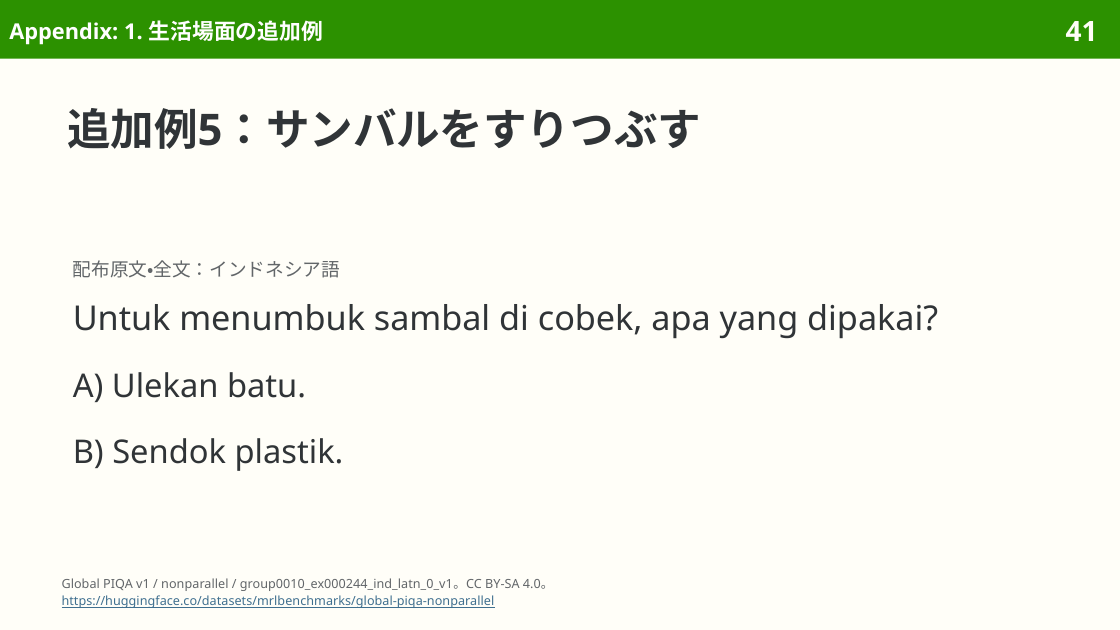
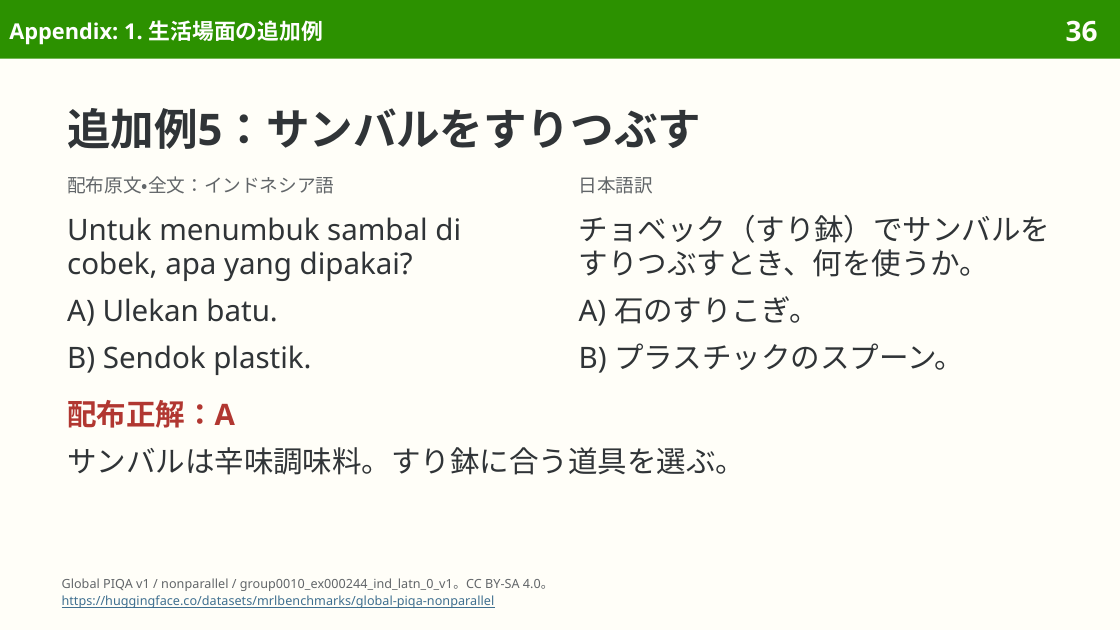
Before and after one commit to sasakiy84/datasets-in-10-minutes, a slide deck: slide 36 of slides/datasets-in-10-minutes-global-piqa.pptx (slide 41 before the commit). Drawn at 1120x630 pixels with LibreOffice and Linux fonts; fonts in the diff are those of the drawing. Boxes give left, top, right and bottom in pixels: in the first picture for what was removed or moved away, otherwise in the second. Text is boxed around its words. In the diff, an @@ line names an element or a change of style, - is before the commit and + after.

```diff
--- a/slides/datasets-in-10-minutes-global-piqa.pptx
+++ b/slides/datasets-in-10-minutes-global-piqa.pptx
@@ page number at <box>1066,20,1098,42</box>: text changed @@
-41
+36
@@ text "配布原文・全文：インドネシア語": place and size @@
-text "配布原文・全文：インドネシア語" at <box>73,260,340,278</box>
+text "配布原文・全文：インドネシア語" at <box>67,176,334,194</box>
@@ text "配布原文・全文：インドネシア語" at <box>67,176,334,194</box>: line spacing 1.17 to 14pt @@
@@ text added at <box>579,176,654,194</box>, 12 pt, text #626669 @@
+日本語訳
@@ text "Untuk menumbuk sambal di cobek, ...": place and size @@
-text "Untuk menumbuk sambal di cobek, ..." at <box>73,304,938,339</box>
+text "Untuk menumbuk sambal di cobek, ..." at <box>67,217,461,281</box>
@@ text "Untuk menumbuk sambal di cobek, ..." at <box>67,217,461,281</box>: size 22 to 19 pt; line spacing 1.12 to 22.2pt @@
@@ text added at <box>579,215,1051,277</box>, 19 pt, text #303437 @@
+チョベック（すり鉢）でサンバルをすりつぶすとき、何を使うか。
@@ text "A) Ulekan batu.": place and size @@
-text "A) Ulekan batu." at <box>73,372,306,402</box>
+text "A) Ulekan batu." at <box>67,298,277,326</box>
@@ text "A) Ulekan batu." at <box>67,298,277,326</box>: size 21 to 19 pt; line spacing 1.12 to 22.2pt @@
@@ text added at <box>579,296,819,326</box>, 19 pt, text #303437 @@
+A) 石のすりこぎ。
@@ text "B) Sendok plastik." at <box>67,345,311,375</box>: size 21 to 19 pt; line spacing 1.12 to 22.2pt @@
@@ text "B) Sendok plastik.": place and size @@
-text "B) Sendok plastik." at <box>73,438,344,471</box>
+text "B) Sendok plastik." at <box>67,345,311,375</box>
@@ text added at <box>579,343,964,373</box>, 19 pt, text #303437 @@
+B) プラスチックのスプーン。
@@ text added at <box>67,400,235,428</box>, 19 pt, text #B13731, bold @@
+配布正解：A
@@ text added at <box>67,447,745,475</box>, 19 pt, text #303437 @@
+サンバルは辛味調味料。すり鉢に合う道具を選ぶ。
```
Also in this commit, not shown: 13 other slides changed, 11 slides removed, 4 other files.
